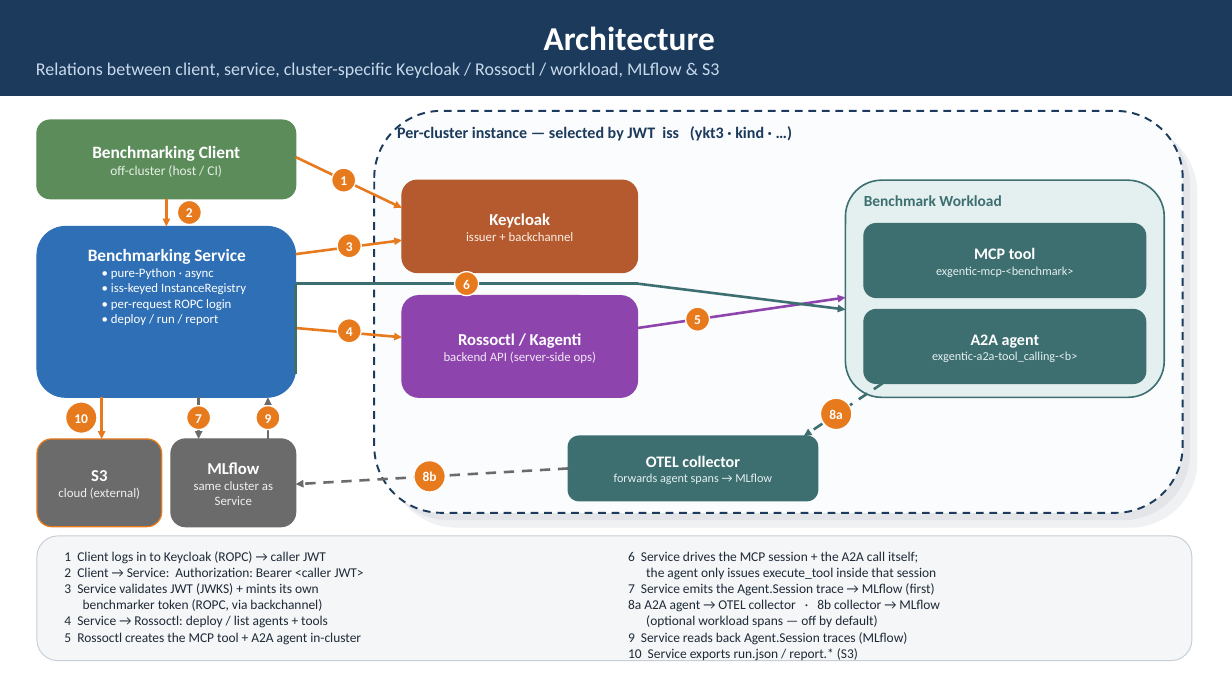
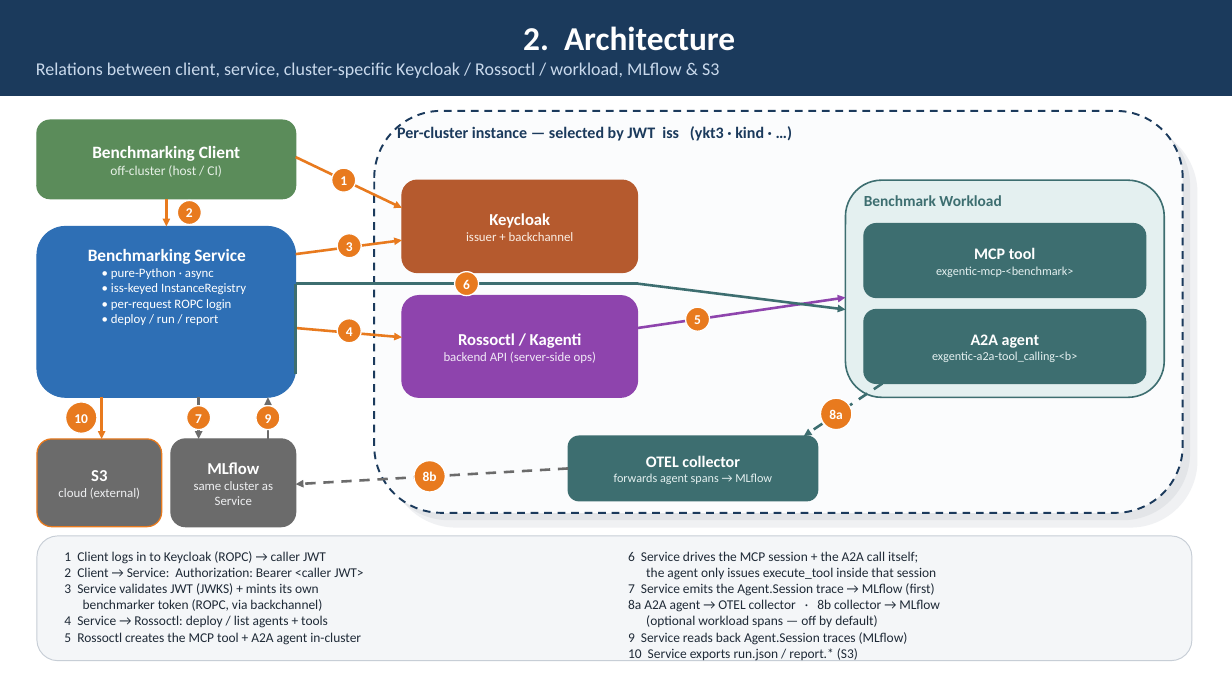
Before and after one commit to webchang/benchmarking, a slide deck: slide 4 of docs/BenchmarkingService.pptx. Drawn at 1232x693 pixels with LibreOffice and Linux fonts; fonts in the diff are those of the drawing. Boxes give left, top, right and bottom in pixels: in the first picture for what was removed or moved away, otherwise in the second. Text is boxed around its words. In the diff, an @@ line names an element or a change of style, - is before the commit and + after.

```diff
--- a/docs/BenchmarkingService.pptx
+++ b/docs/BenchmarkingService.pptx
@@ text in rectangle at [523,26,735,51]: text changed @@
-Architecture
+2. Architecture
```
Also in this commit, not shown: 9 other slides changed, 1 other file.
